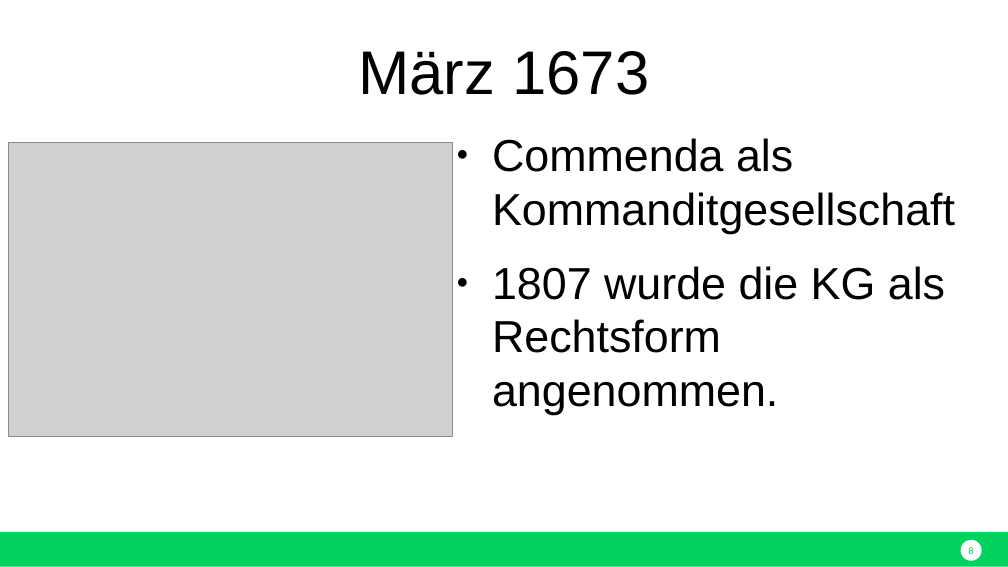
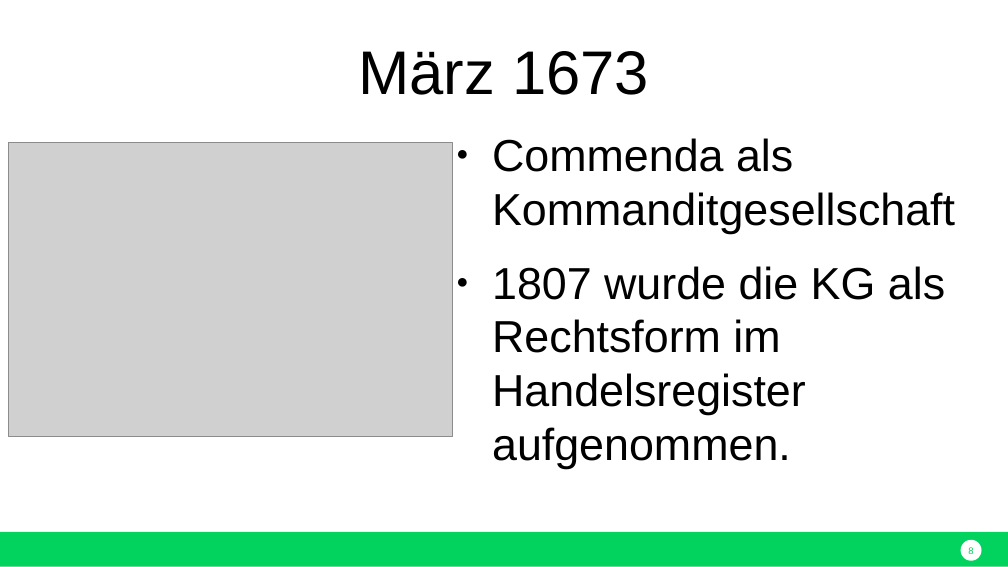
Before and after one commit to nodeg/exercises, a slide deck: slide 8 of Referat_BWP_KG_eugen.pptx. Drawn at 1008x567 pixels with LibreOffice and Linux fonts; fonts in the diff are those of the drawing; grey boxes stand for pictures. Boxes give left, top, right and bottom in pixels: in the first picture for what was removed or moved away, otherwise in the second. Text is boxed around its words. In the diff, an @@ line names an element or a change of style, - is before the commit and + after.

```diff
--- a/Referat_BWP_KG_eugen.pptx
+++ b/Referat_BWP_KG_eugen.pptx
@@ text at [492, 266, 945, 469]: text changed @@
-● 1807 wurde die KG als Rechtsform angenommen.
+● 1807 wurde die KG als Rechtsform im Handelsregister aufgenommen.
```
Also in this commit, not shown: 3 other slides changed.
